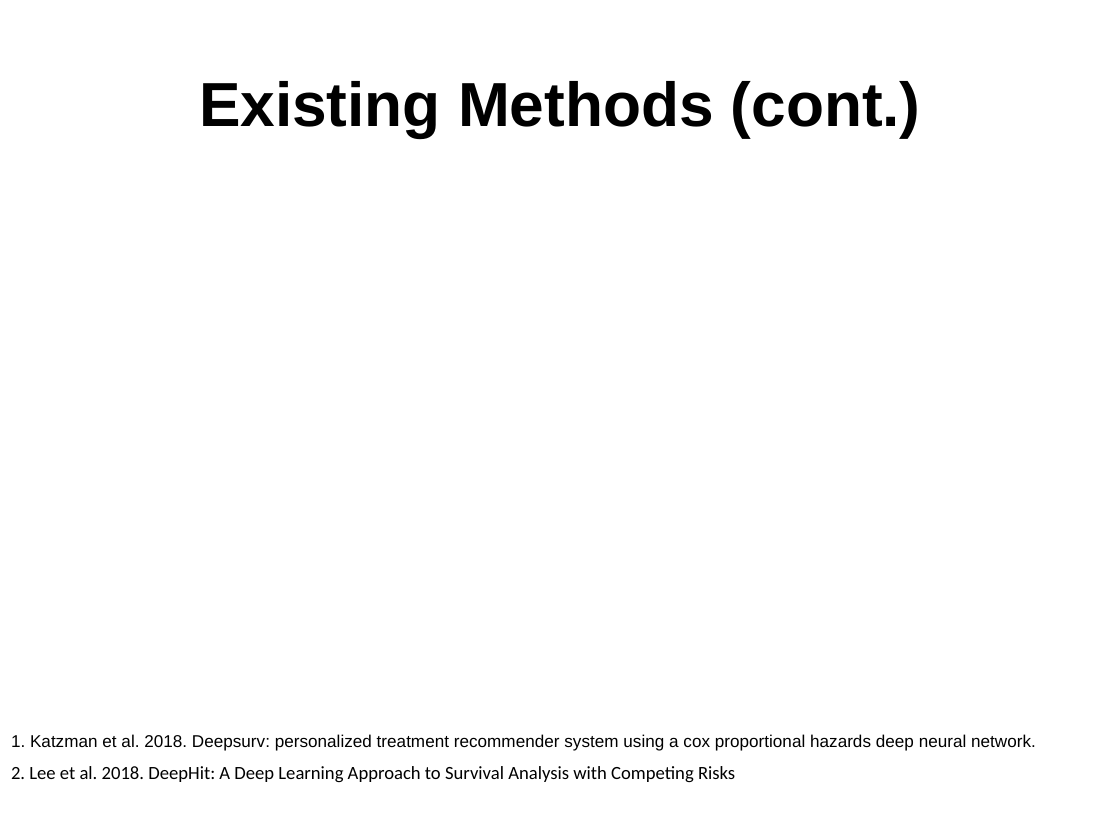
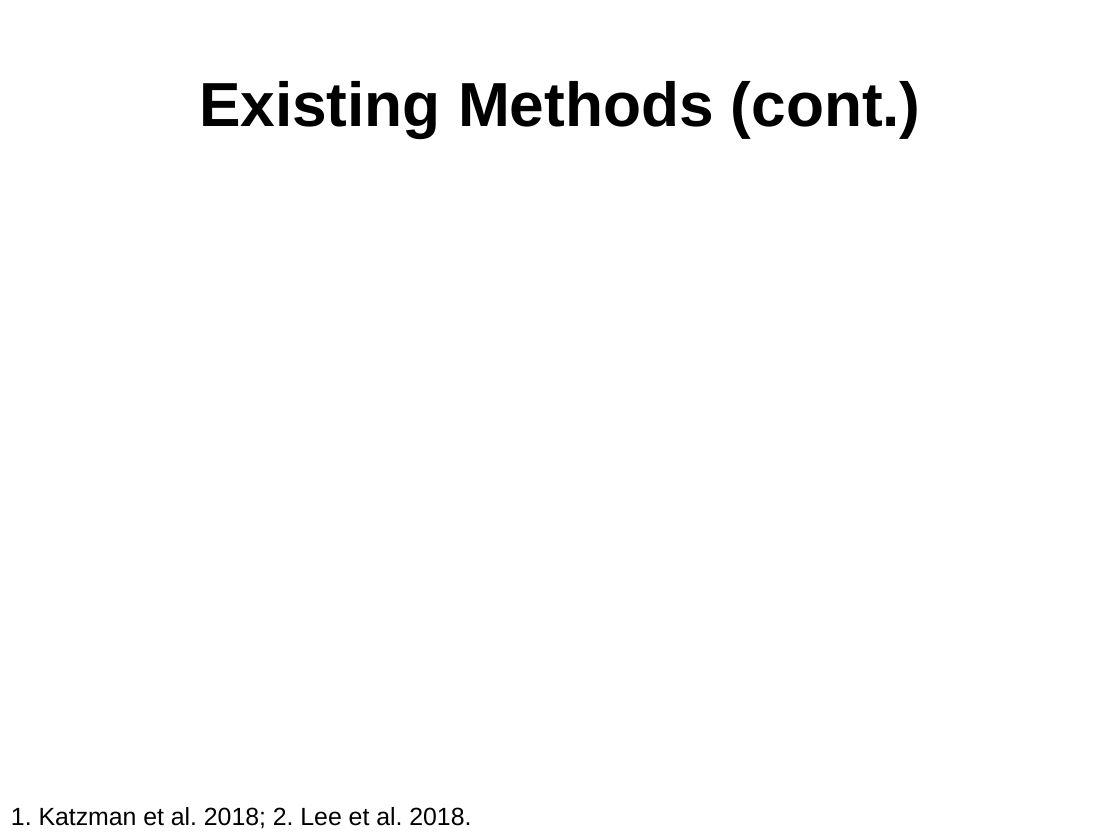
Before and after one commit to rk2900/DRSA, a slide deck: slide 13 of deep-recurrent-survival-analysis.pptx. Drawn at 1120x840 pixels with LibreOffice and Linux fonts; fonts in the diff are those of the drawing; grey boxes stand for pictures; background and template pictures are left out. Boxes give left, top, right and bottom in pixels: in the first picture for what was removed or moved away, otherwise in the second. Text is boxed around its words. In the diff, an @@ line names an element or a change of style, - is before the commit and + after.

```diff
--- a/deep-recurrent-survival-analysis.pptx
+++ b/deep-recurrent-survival-analysis.pptx
@@ text removed at (11, 734, 1036, 751) @@
-1. Katzman et al. 2018. Deepsurv: personalized treatment recommender system using a cox proportional hazards deep neural network.
@@ text at (11, 807, 471, 828): text changed; size 12 to 16 pt; font Calibri to Arial @@
-2. Lee et al. 2018. DeepHit: A Deep Learning Approach to Survival Analysis with Competing Risks
+1. Katzman et al. 2018; 2. Lee et al. 2018.
```
Also in this commit, not shown: 7 other slides changed.
